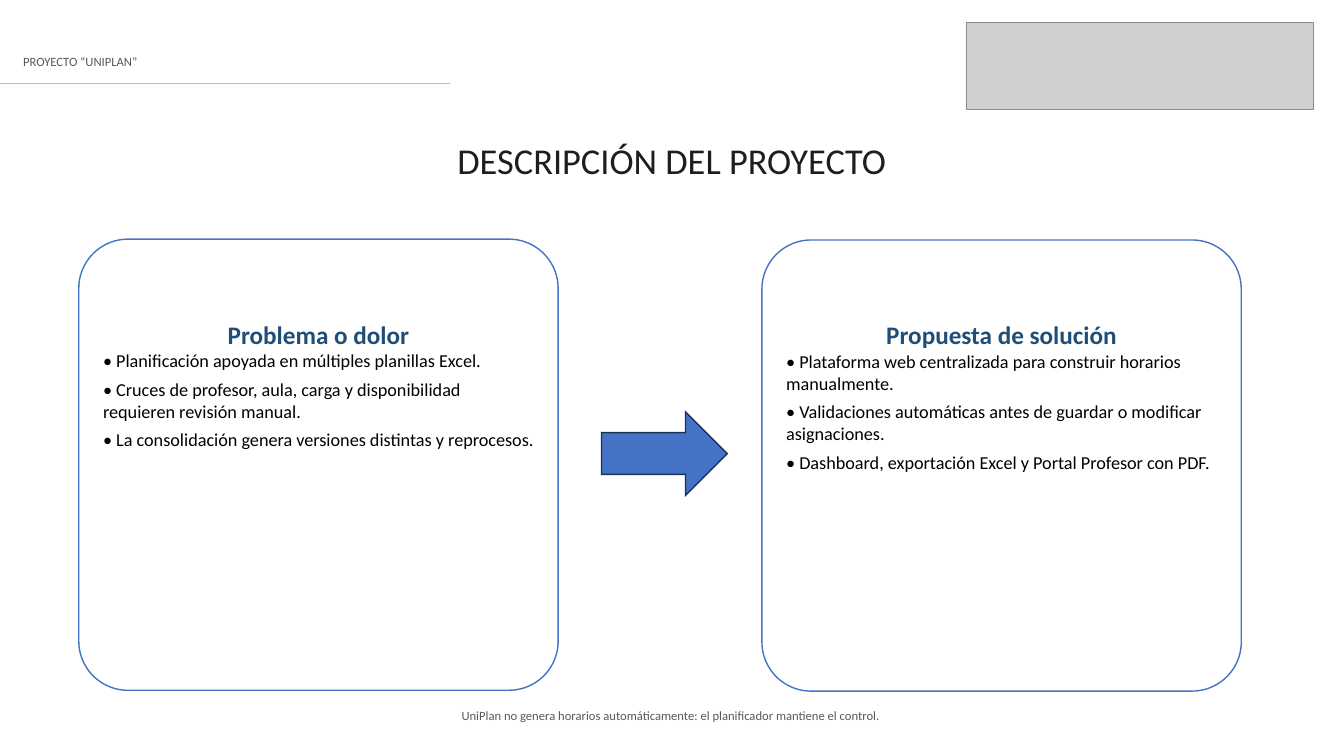
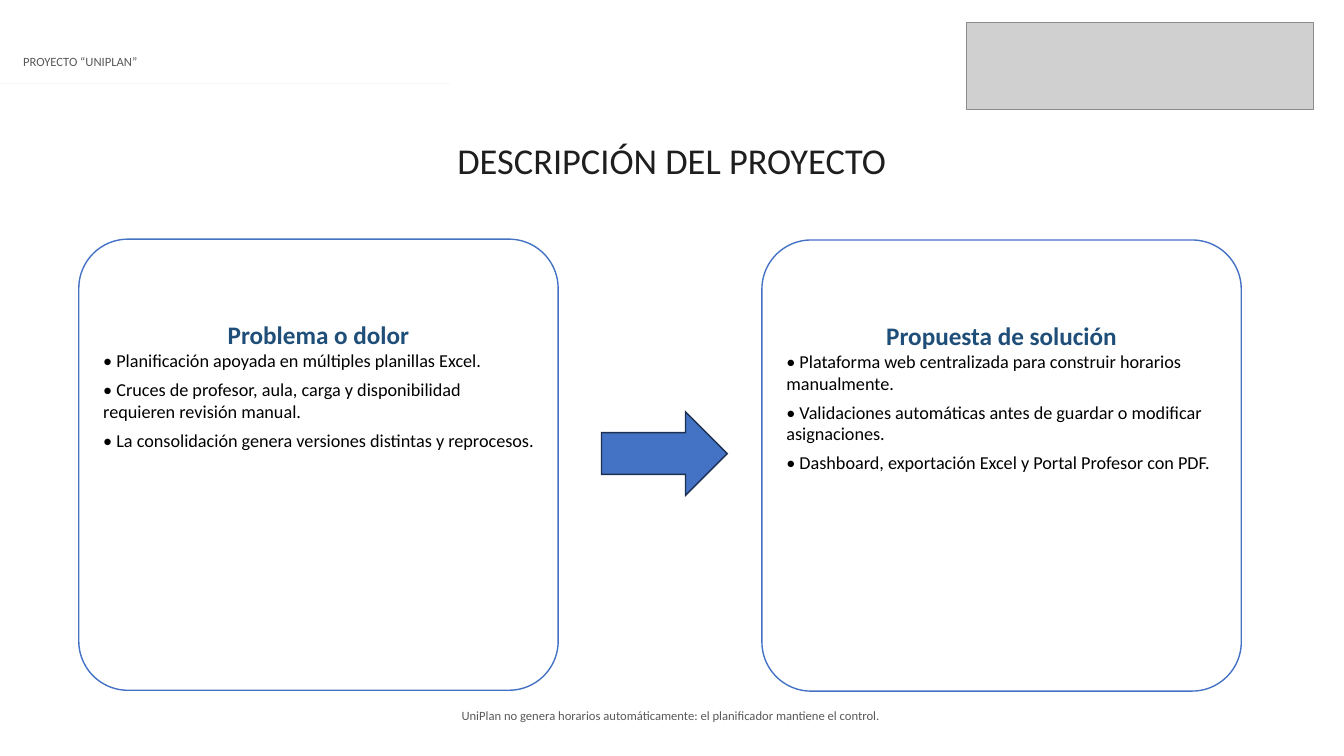
Before and after one commit to maxguzmanh/proyecto-apt-planificacion-horarios, a slide deck: slide 3 of 03_Fase_3/Evidencias Grupales/Presentacion_Final_UniPlan_Corregida.pptx. Drawn at 1344x756 pixels with LibreOffice and Linux fonts; fonts in the diff are those of the drawing; grey boxes stand for pictures. Boxes give left, top, right and bottom in pixels: in the first picture for what was removed or moved away, otherwise in the second. Text is boxed around its words. In the diff, an @@ line names an element or a change of style, - is before the commit and + after.

```diff
--- a/03_Fase_3/Evidencias Grupales/Presentacion_Final_UniPlan_Corregida.pptx
+++ b/03_Fase_3/Evidencias Grupales/Presentacion_Final_UniPlan_Corregida.pptx
@@ line (0, 84) - (451, 84): stroke #ABC0E4 1.25 pt to #F5F7FC 1.25 pt @@
@@ text in rounded rectangle at (103, 354, 533, 450): less space between paragraphs @@
@@ text in rounded rectangle at (786, 355, 1210, 472): less space between paragraphs @@
```
Also in this commit, not shown: 12 other slides changed, 1 slide added.
